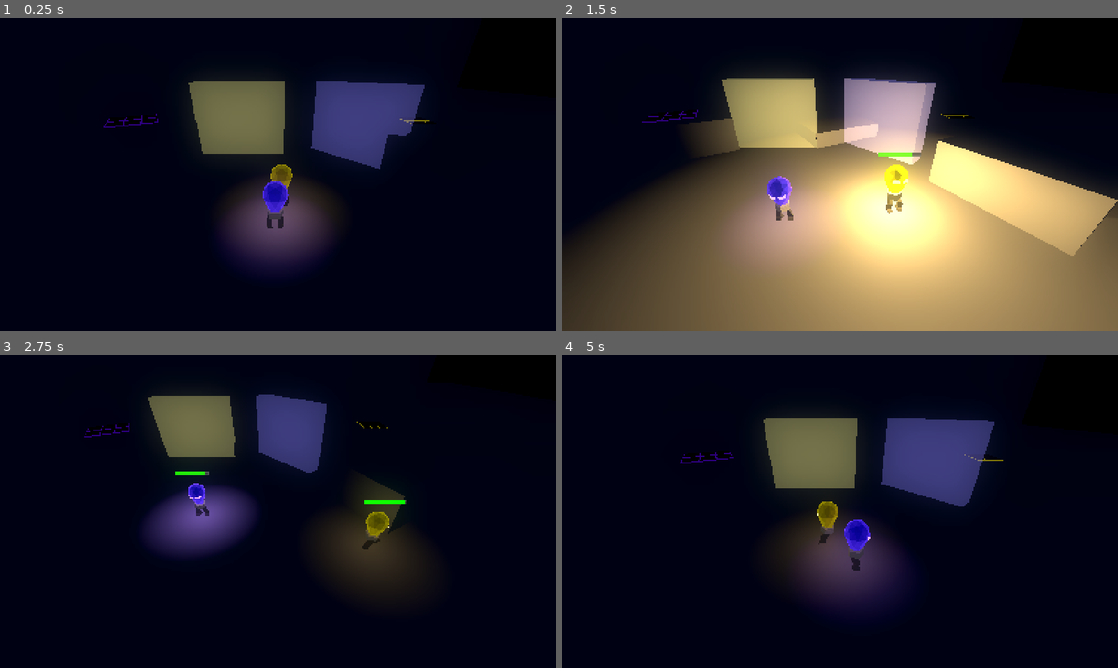
Above: before the commit, frames 1-4 (two rows, left to right).
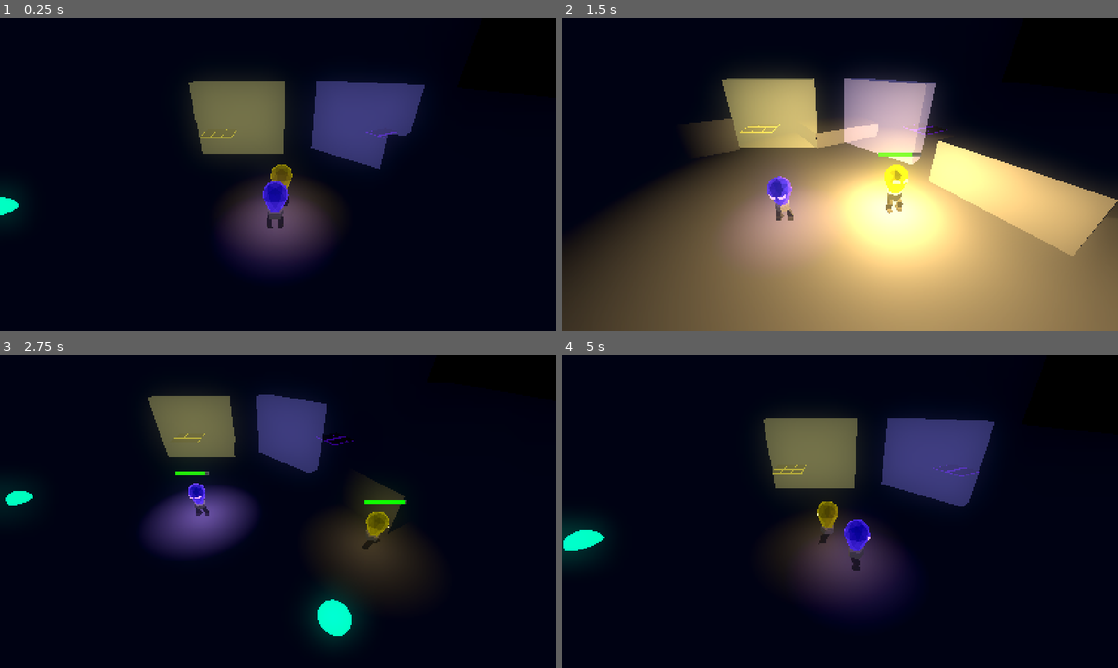
Above: after the commit, the same moments.

Repository: LowPolyFreak/EllieDeesAdventure
Game: Godot game, scene res://Scenes/main.tscn
Two runs of this game, one before a commit and one after it. Both use one fixed random seed, a clock stepped at 60 frames per second and the inputs below.
Inputs:
- Up to frame 1 (0.25 s): no input
- Up to frame 2 (1.5 s): hold D (right_p1) 0.53-1.28 s; tap Down (down_p2) at 0.6 s; tap Space (jump_p1) at 0.77 s; hold S (down_p1) from 1.28 s (still down); tap Shift (glow_p1) at 1.35 s
- Up to frame 3 (2.75 s): tap Space (jump_p1) at 1.52 s; release S (down_p1) at 2.03 s; hold D (right_p1) from 2.03 s (still down); tap Keypad 0 (glow_p2) at 2.1 s
- Up to frame 4 (5 s): release D (right_p1) at 2.78 s; hold W (up_p1) 2.78-3.53 s; tap E (interact) at 2.85 s; tap Space (jump_p1) at 3.02, 3.77, 4.52 s; hold A (left_p1) from 3.53 s (still down); tap Left (left_p2) at 3.6 s; tap Right (right_p2) at 4.35 s

The runs differ from the first frame. In frame 1, 0.4% of the frame differs, in the area x 0-78%, y 30-65%; in frame 2, 0.2%; in frame 3, 1.6%, in the area x 0-70%, y 21-93%; in frame 4, 1.1%.
Error after the commit: Cannot call method 'get_active_material' on a null value. (res://Scripts/uv_glow_cmpt.gd:15)

Commit message:
UV glow component

Diff:
--- a/Scenes/dee.tscn
+++ b/Scenes/dee.tscn
@@ -8,7 +8,7 @@
 [sub_resource type="ViewportTexture" id="ViewportTexture_51ndg"]
 viewport_path = NodePath("SubViewport")
 
-[node name="Dee" instance=ExtResource("1_4vtbg")]
+[node name="Dee" groups=["Player_2"] instance=ExtResource("1_4vtbg")]
 collision_layer = 10
 collision_mask = 25
 player_1 = false
@@ -17,17 +17,24 @@
 glow_light_range = 10
 
 [node name="Skeleton3D" parent="EllieModel/Armature" index="0"]
-bones/0/position = Vector3(0.0122424, 0.474226, -0.0312608)
-bones/0/rotation = Quaternion(-0.0157573, -0.00264458, -0.00163143, 0.999871)
-bones/1/rotation = Quaternion(0.0596255, -0.157066, 0.968972, 0.181296)
-bones/2/rotation = Quaternion(0.482016, -0.00375333, 0.22529, 0.846694)
-bones/3/rotation = Quaternion(-0.875378, -0.0137966, -0.0246552, 0.482613)
-bones/4/rotation = Quaternion(-0.0369376, -0.164597, 0.974423, -0.14847)
-bones/5/rotation = Quaternion(0.491321, 0.00372434, -0.229639, 0.840152)
-bones/6/rotation = Quaternion(-0.882347, 0.0189817, 0.0651654, 0.465679)
+bones/0/position = Vector3(0.0121344, 0.47462, -0.0308705)
+bones/0/rotation = Quaternion(-0.0245343, -0.00317299, -0.00165953, 0.999693)
+bones/1/rotation = Quaternion(0.061575, -0.166578, 0.967493, 0.180051)
+bones/2/rotation = Quaternion(0.481247, -0.00375569, 0.224931, 0.847227)
+bones/3/rotation = Quaternion(-0.874601, -0.014217, -0.0252968, 0.483975)
+bones/4/rotation = Quaternion(-0.0379005, -0.17475, 0.972709, -0.147864)
+bones/5/rotation = Quaternion(0.490618, 0.00372655, -0.229311, 0.840652)
+bones/6/rotation = Quaternion(-0.881357, 0.0192937, 0.0655419, 0.467485)
+bones/7/position = Vector3(-0.187498, 0.245262, -0.282433)
+bones/8/position = Vector3(-0.170884, 0.0506439, 0.0332276)
+bones/8/rotation = Quaternion(0.09592, 0.695135, 0.700571, -0.129567)
+bones/9/position = Vector3(0.187498, 0.245262, -0.282433)
+bones/9/rotation = Quaternion(0.0665028, -0.703973, 0.703973, -0.0665028)
+bones/10/position = Vector3(0.170884, 0.0506439, 0.0332276)
+bones/10/rotation = Quaternion(-0.09592, 0.695135, 0.700571, 0.129567)
 
 [node name="BoneAttachment3D" parent="EllieModel/Armature/Skeleton3D" index="0"]
-transform = Transform3D(0.999981, 0.00334578, -0.00523706, -0.00317909, 0.999498, 0.0315192, 0.00533989, -0.0315019, 0.999489, 0.0122424, 0.474226, -0.0312608)
+transform = Transform3D(0.999974, 0.00347373, -0.0062626, -0.00316234, 0.998791, 0.049064, 0.00642546, -0.0490429, 0.998776, 0.0121344, 0.47462, -0.0308705)
 
 [node name="OmniLight3D" parent="EllieModel/Armature/Skeleton3D/BoneAttachment3D" index="0"]
 light_color = Color(0.737255, 0.54902, 1, 1)
--- a/Scenes/ellie.tscn
+++ b/Scenes/ellie.tscn
@@ -138,17 +138,17 @@
 [node name="EllieModel" parent="." instance=ExtResource("2_mu1gt")]
 
 [node name="Skeleton3D" parent="EllieModel/Armature" index="0"]
-bones/0/position = Vector3(0.012134, 0.474622, -0.0308688)
-bones/0/rotation = Quaternion(-0.0245728, -0.0031749, -0.00165957, 0.999692)
-bones/1/rotation = Quaternion(0.061583, -0.16662, 0.967486, 0.180044)
+bones/0/position = Vector3(0.00825711, 0.48876, -0.0168591)
+bones/0/rotation = Quaternion(0.00223779, -0.000904618, -0.000864542, 0.999997)
+bones/1/rotation = Quaternion(0.0528425, -0.139629, 0.975513, 0.161512)
 bones/1/scale = Vector3(1, 1, 1)
-bones/2/rotation = Quaternion(0.481244, -0.0037557, 0.224929, 0.847229)
-bones/3/rotation = Quaternion(-0.874593, -0.0142217, -0.0253019, 0.483988)
+bones/2/rotation = Quaternion(0.440916, -0.00387244, 0.20608, 0.873561)
+bones/3/rotation = Quaternion(-0.853561, -0.0279306, -0.0349186, 0.519071)
 bones/3/scale = Vector3(1, 1, 1)
-bones/4/rotation = Quaternion(-0.0379059, -0.174794, 0.972701, -0.14786)
+bones/4/rotation = Quaternion(-0.0405231, -0.143398, 0.978768, -0.140742)
 bones/4/scale = Vector3(1, 1, 1)
-bones/5/rotation = Quaternion(0.490615, 0.00372657, -0.229309, 0.840654)
-bones/6/rotation = Quaternion(-0.881348, 0.0192971, 0.0655429, 0.467502)
+bones/5/rotation = Quaternion(0.447059, 0.00385554, -0.208952, 0.869748)
+bones/6/rotation = Quaternion(-0.858403, 0.0300305, 0.0605026, 0.50851)
 bones/6/scale = Vector3(1, 1, 1)
 bones/7/position = Vector3(-0.187498, 0.245262, -0.282433)
 bones/8/position = Vector3(-0.170884, 0.0506439, 0.0332276)
@@ -161,7 +161,7 @@
 bones/10/scale = Vector3(1, 1, 1)
 
 [node name="BoneAttachment3D" parent="EllieModel/Armature/Skeleton3D" index="0"]
-transform = Transform3D(0.999974, 0.00347414, -0.00626629, -0.00316207, 0.998787, 0.049141, 0.00642941, -0.0491199, 0.998772, 0.012134, 0.474622, -0.0308688)
+transform = Transform3D(0.999997, 0.00172503, -0.0018131, -0.00173313, 0.999988, -0.00447401, 0.00180536, 0.00447714, 0.999988, 0.00825711, 0.48876, -0.0168591)
 
 [node name="OmniLight3D" parent="EllieModel/Armature/Skeleton3D/BoneAttachment3D" index="0"]
 light_energy = 0.25
--- /dev/null
+++ b/Scenes/ghost.tscn
@@ -0,0 +1,31 @@
+[gd_scene load_steps=5 format=3 uid="uid://bdpxo5mey5nkd"]
+
+[ext_resource type="Script" path="res://Scripts/uv_glow_cmpt.gd" id="1_6p6ge"]
+
+[sub_resource type="SphereShape3D" id="SphereShape3D_732g7"]
+radius = 5.0
+
+[sub_resource type="StandardMaterial3D" id="StandardMaterial3D_nddc2"]
+transparency = 1
+albedo_color = Color(0, 0, 0, 1)
+emission_enabled = true
+emission = Color(0, 1, 0.686275, 1)
+
+[sub_resource type="SphereMesh" id="SphereMesh_04c2o"]
+material = SubResource("StandardMaterial3D_nddc2")
+
+[node name="Ghost" type="Area3D"]
+
+[node name="UVGlowCMPT" type="Area3D" parent="."]
+collision_layer = 0
+collision_mask = 8
+script = ExtResource("1_6p6ge")
+
+[node name="DetectionRadius" type="CollisionShape3D" parent="UVGlowCMPT"]
+shape = SubResource("SphereShape3D_732g7")
+
+[node name="Placeholder" type="MeshInstance3D" parent="."]
+mesh = SubResource("SphereMesh_04c2o")
+
+[connection signal="body_entered" from="UVGlowCMPT" to="UVGlowCMPT" method="_on_body_entered"]
+[connection signal="body_exited" from="UVGlowCMPT" to="UVGlowCMPT" method="_on_body_exited"]
--- a/Scenes/main.tscn
+++ b/Scenes/main.tscn
@@ -8,6 +8,7 @@
 [ext_resource type="PackedScene" uid="uid://bpq6npjirkduk" path="res://Scenes/solar_pannel_dee.tscn" id="6_wtyoi"]
 [ext_resource type="PackedScene" uid="uid://c8g6p70g0qwmw" path="res://Scenes/barrier_ellie.tscn" id="7_aqcey"]
 [ext_resource type="PackedScene" uid="uid://cm6g8i7fyfbro" path="res://Scenes/barrier_dee.tscn" id="8_ku7kt"]
+[ext_resource type="PackedScene" uid="uid://bdpxo5mey5nkd" path="res://Scenes/ghost.tscn" id="9_4mx7m"]
 
 [sub_resource type="ProceduralSkyMaterial" id="ProceduralSkyMaterial_75w87"]
 sky_horizon_color = Color(0.64625, 0.65575, 0.67075, 1)
@@ -191,10 +192,10 @@
 transform = Transform3D(1, 0, 0, 0, 0.5, 0.866026, 0, -0.866026, 0.5, 0, 6.76524, 9.03319)
 
 [node name="SolarPannelEllie" parent="." instance=ExtResource("5_deuj4")]
-transform = Transform3D(1, 0, 0, 0, 1, 0, 0, 0, 1, 13.8638, 0, -15.4134)
+transform = Transform3D(1, 0, 0, 0, 1, 0, 0, 0, 1, -4.90073, 0, -10.9964)
 
 [node name="SolarPannelDee" parent="." instance=ExtResource("6_wtyoi")]
-transform = Transform3D(0.866025, 0, 0.5, 0, 1, 0, -0.5, 0, 0.866025, -8.52812, 2.00256, -6.71932)
+transform = Transform3D(0.866025, 0, 0.5, 0, 1, 0, -0.5, 0, 0.866025, 8.83611, 0, -10.8202)
 
 [node name="BarrierEllie" parent="." instance=ExtResource("7_aqcey")]
 transform = Transform3D(1, 0, 0, 0, 1, 0, 0, 0, 1, -2.57867, 1.462, -6.77556)
@@ -202,6 +203,10 @@
 [node name="BarrierDee" parent="." instance=ExtResource("8_ku7kt")]
 transform = Transform3D(0.707107, 0, -0.707107, 0, 1, 0, 0.707107, 0, 0.707107, 3.92048, 1.46176, -6.0331)
 
-[node name="Enemy" type="Node3D" parent="."]
+[node name="Ghost" parent="." instance=ExtResource("9_4mx7m")]
+transform = Transform3D(1, 0, 0, 0, 1, 0, 0, 0, 1, -10.4888, 0, -0.848789)
+
+[node name="Ghost2" parent="." instance=ExtResource("9_4mx7m")]
+transform = Transform3D(1, 0, 0, 0, 1, 0, 0, 0, 1, 5.2183, 0, 5.42308)
 
 [connection signal="timeout" from="CameraFollow/UpdateTimer" to="CameraFollow" method="_on_update_timer_timeout"]
--- /dev/null
+++ b/Scenes/uv_glow_cmpt.tscn
@@ -0,0 +1,17 @@
+[gd_scene load_steps=3 format=3 uid="uid://3ohppoh2dwi"]
+
+[ext_resource type="Script" path="res://Scripts/uv_glow_cmpt.gd" id="1_dpp4x"]
+
+[sub_resource type="SphereShape3D" id="SphereShape3D_732g7"]
+radius = 5.0
+
+[node name="UVGlowCMPT" type="Area3D"]
+collision_layer = 0
+collision_mask = 8
+script = ExtResource("1_dpp4x")
+
+[node name="DetectionRadius" type="CollisionShape3D" parent="."]
+shape = SubResource("SphereShape3D_732g7")
+
+[connection signal="body_entered" from="." to="." method="_on_body_entered"]
+[connection signal="body_exited" from="." to="." method="_on_body_exited"]
--- a/Scripts/player.gd
+++ b/Scripts/player.gd
@@ -134,6 +134,7 @@
 	move_and_slide()
 
 	if Input.is_action_pressed(glow) and burnout_timer.is_stopped():
+		glowing = true
 		if !starting_glow:
 			omni_light_3d.light_energy = lerpf(omni_light_3d.light_energy, glow_energy + 10, delta * 30)
 			omni_light_3d.omni_range = lerpf(omni_light_3d.omni_range, glow_light_range + 1, delta * 30)
@@ -163,13 +164,15 @@
 	if Input.is_action_just_pressed("ui_cancel"):
 		get_tree().quit()
 
+	#if !player_1:
+		#print(glowing)
+
 
 func _unhandled_input(event: InputEvent):
 	if event.is_action_pressed(glow) and burnout_timer.is_stopped():
 		if !trigger_pressed:
-			glowing = true
+			trigger_pressed = true
 			glowing_started.emit(player_1)
-			trigger_pressed = true
 			battery -= 0.2
 
 	elif event.is_action_released(glow) and burnout_timer.is_stopped():
@@ -194,6 +197,7 @@
 		glowing = false
 		glowing_ended.emit(player_1)
 
+
 func _on_battery_charge_timer_timeout() -> void:
 	battery += 0.075
 	if battery >= 1:
--- a/Scripts/solar_pannel.gd
+++ b/Scripts/solar_pannel.gd
@@ -65,4 +65,3 @@
 	else:
 		battery_bar_3d.value = power
 		drain_timer.start(drain_speed)
-	print(power)
--- /dev/null
+++ b/Scripts/uv_glow_cmpt.gd
@@ -0,0 +1,31 @@
+extends Area3D
+
+@export var mesh_target: MeshInstance3D
+@export_range(0.0, 1.0) var glow_amount = 0.75
+@export_range(0.01, 1.0) var fade_out_speed = 0.15
+
+@onready var dee = get_tree().get_first_node_in_group("Player_2") as Player
+@onready var material: StandardMaterial3D
+
+var occupied: bool
+var tween: Tween
+
+func _ready() -> void:
+	$DetectionRadius.shape.radius = dee.glow_light_range
+	material = mesh_target.get_active_material(0).duplicate()
+	mesh_target.set_surface_override_material(0, material)
+	material.albedo_color.a = 0
+
+func _process(delta: float) -> void:
+	if occupied and dee.glowing:
+		material.albedo_color.a = lerpf(material.albedo_color.a, glow_amount, 1.5 * delta)
+	else:
+		material.albedo_color.a = lerpf(material.albedo_color.a, 0, fade_out_speed * delta)
+
+func _on_body_entered(body: Node3D) -> void:
+	if body is Player:
+		occupied = true
+
+func _on_body_exited(body: Node3D) -> void:
+	if body is Player:
+		occupied = false
--- a/project.godot
+++ b/project.godot
@@ -33,6 +33,7 @@
 Bulbs=""
 CameraFollow=""
 Player_1=""
+Player_2=""
 
 [input]
 
Not shown: 1 places in Scenes/main.tscn that only renumber resources
